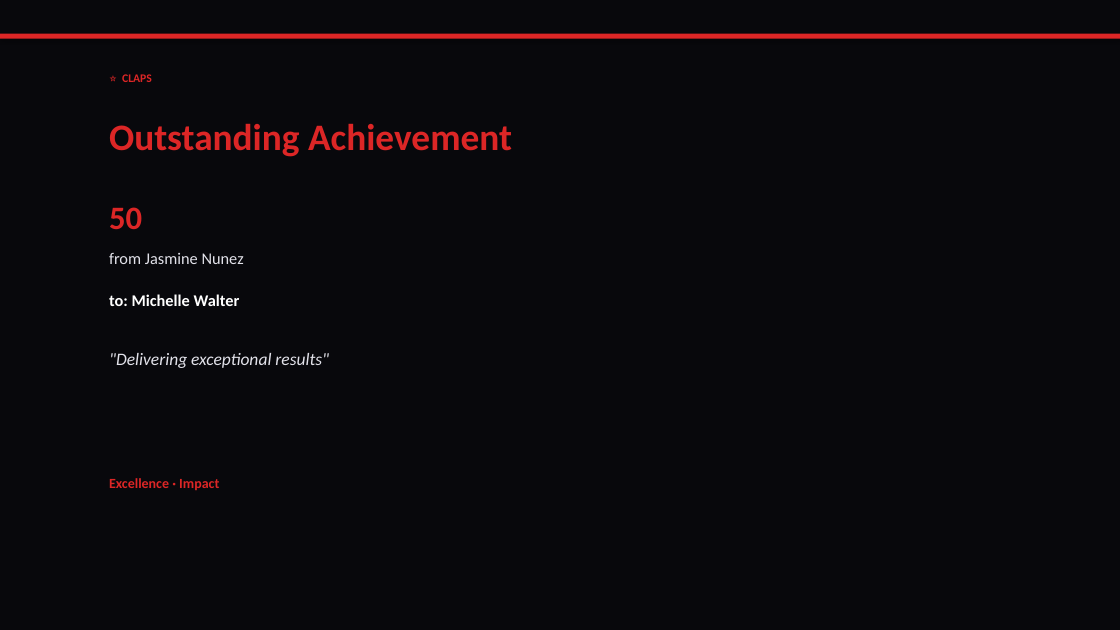
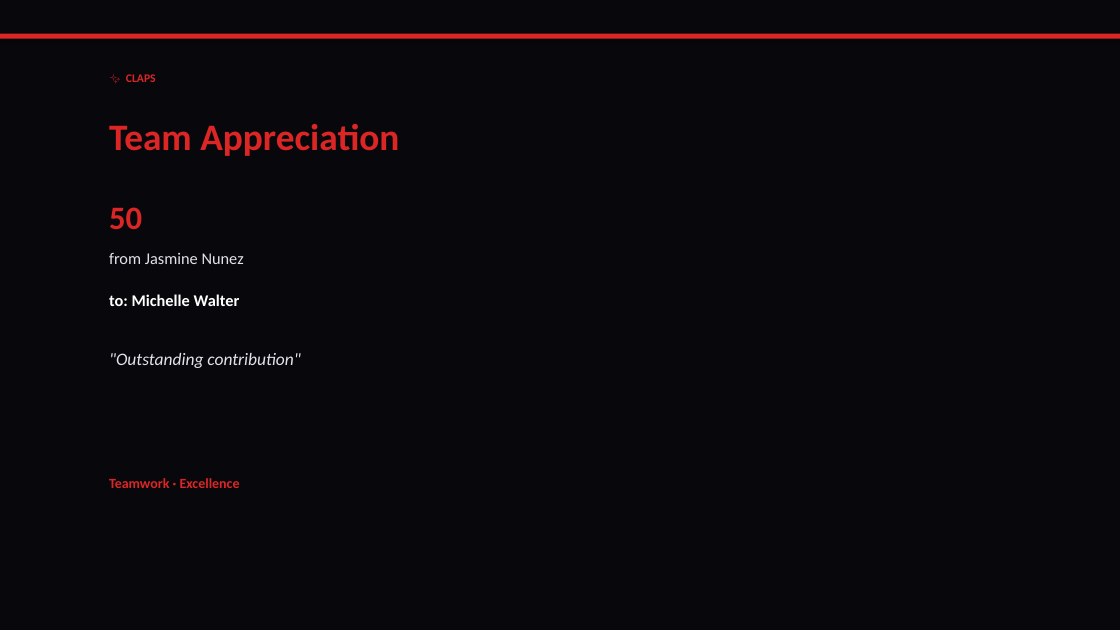
Before and after one commit to liliyagarifullina-maker/appodeal-pulse, a slide deck: slide 5 of data/archive/pulse_2026-03-15.pptx. Drawn at 1120x630 pixels with LibreOffice and Linux fonts; fonts in the diff are those of the drawing. Boxes give left, top, right and bottom in pixels: in the first picture for what was removed or moved away, otherwise in the second. Text is boxed around its words. In the diff, an @@ line names an element or a change of style, - is before the commit and + after.

```diff
--- a/data/archive/pulse_2026-03-15.pptx
+++ b/data/archive/pulse_2026-03-15.pptx
@@ text at (126, 74, 156, 82): text changed @@
-⭐ CLAPS
+✨ CLAPS
@@ text at (109, 124, 399, 156): text changed @@
-Outstanding Achievement
+Team Appreciation
@@ text at (109, 353, 300, 368): text changed @@
-"Delivering exceptional results"
+"Outstanding contribution"
@@ text at (109, 478, 240, 488): text changed @@
-Excellence · Impact
+Teamwork · Excellence
```
Also in this commit, not shown: 9 other slides changed, 14 slides added, 5 slides removed, 2 other files.
